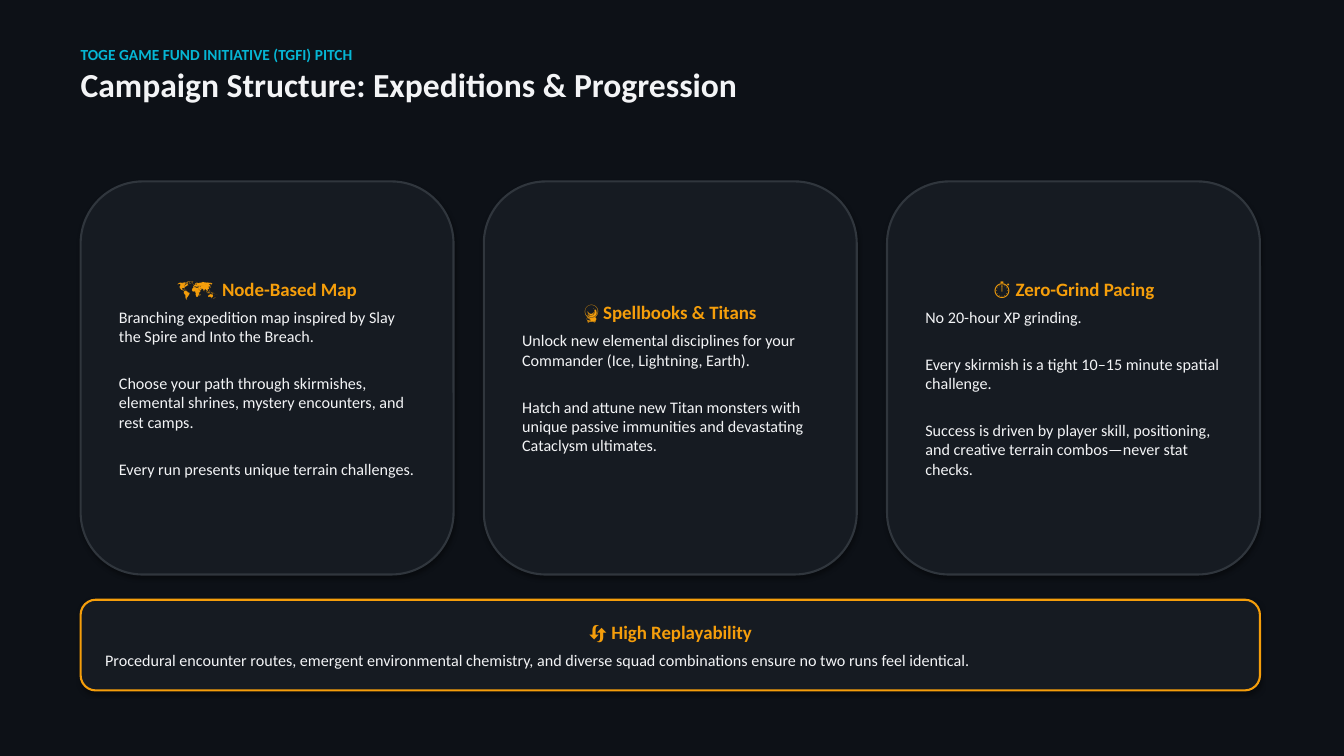
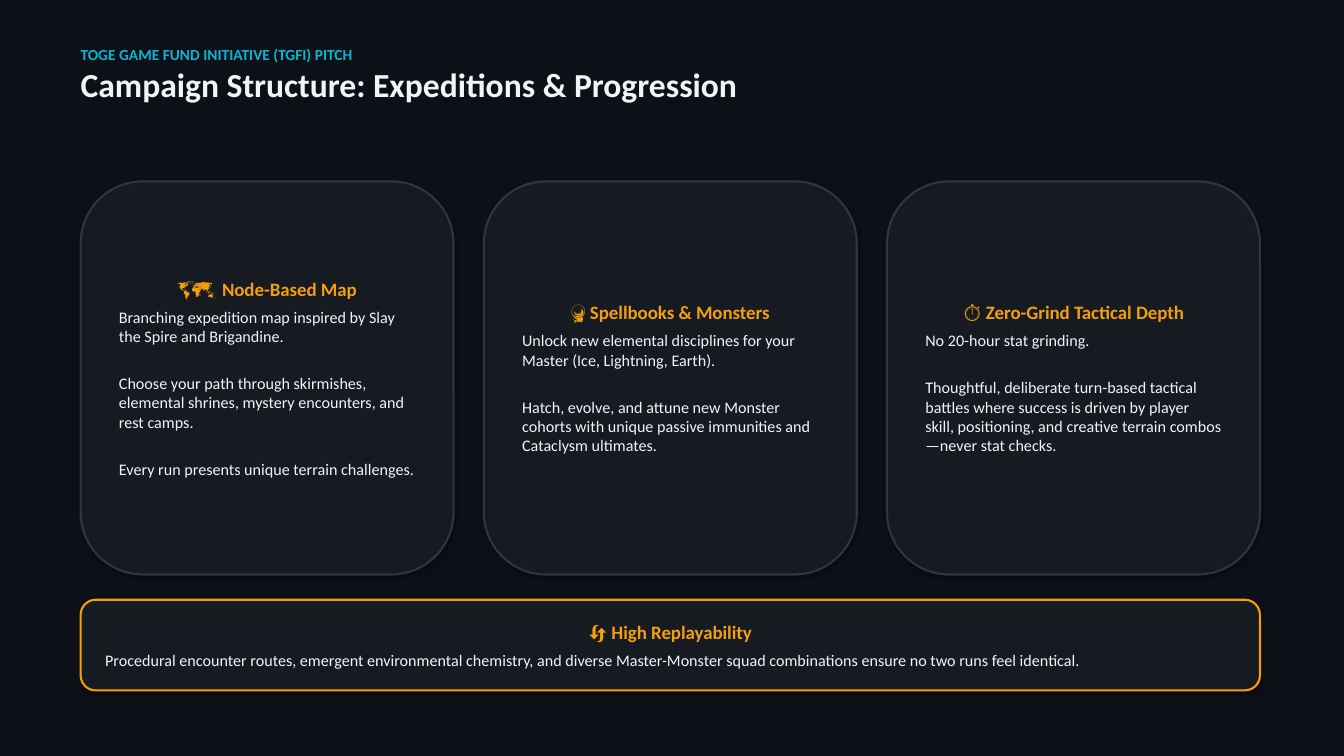
Before and after one commit to HackerMan998/ElementalHexTactics3D, a slide deck: slide 7 of ElementalHexTactics_PitchDeck.pptx. Drawn at 1344x756 pixels with LibreOffice and Linux fonts; fonts in the diff are those of the drawing. Boxes give left, top, right and bottom in pixels: in the first picture for what was removed or moved away, otherwise in the second. Text is boxed around its words. In the diff, an @@ line names an element or a change of style, - is before the commit and + after.

Commit message:
refactor: update PPTX with Master & Monster dual-command positioning and streamlined tactical pacing

```diff
--- a/ElementalHexTactics_PitchDeck.pptx
+++ b/ElementalHexTactics_PitchDeck.pptx
@@ text in rounded rectangle at [119, 311, 395, 345]: text changed @@
-Branching expedition map inspired by Slay the Spire and Into the Breach.
+Branching expedition map inspired by Slay the Spire and Brigandine.
@@ text in rounded rectangle at [522, 305, 810, 454]: text changed @@
-🔮 Spellbooks & Titans
-Unlock new elemental disciplines for your Commander (Ice, Lightning, Earth).
-Hatch and attune new Titan monsters with unique passive immunities and devastating Cataclysm ultimates.
+🔮 Spellbooks & Monsters
+Unlock new elemental disciplines for your Master (Ice, Lightning, Earth).
+Hatch, evolve, and attune new Monster cohorts with unique passive immunities and Cataclysm ultimates.
@@ text in rounded rectangle at [925, 305, 1221, 451]: text changed @@
-⏱️ Zero-Grind Pacing
-No 20-hour XP grinding.
-Every skirmish is a tight 10–15 minute spatial challenge.
-Success is driven by player skill, positioning, and creative terrain combos—never stat checks.
+⏱️ Zero-Grind Tactical Depth
+No 20-hour stat grinding.
+Thoughtful, deliberate turn-based tactical battles where success is driven by player skill, positioning, and creative terrain combos—never stat checks.
@@ text in rounded rectangle at [105, 654, 1080, 669]: text changed @@
-Procedural encounter routes, emergent environmental chemistry, and diverse squad combinations ensure no two runs feel identical.
+Procedural encounter routes, emergent environmental chemistry, and diverse Master-Monster squad combinations ensure no two runs feel identical.
```
Also in this commit, not shown: 9 other slides changed.
